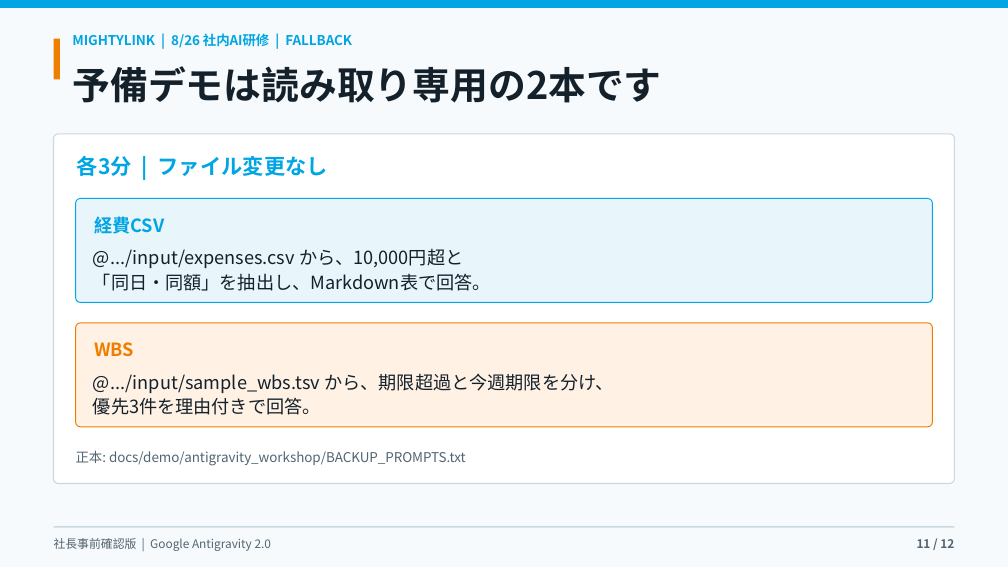
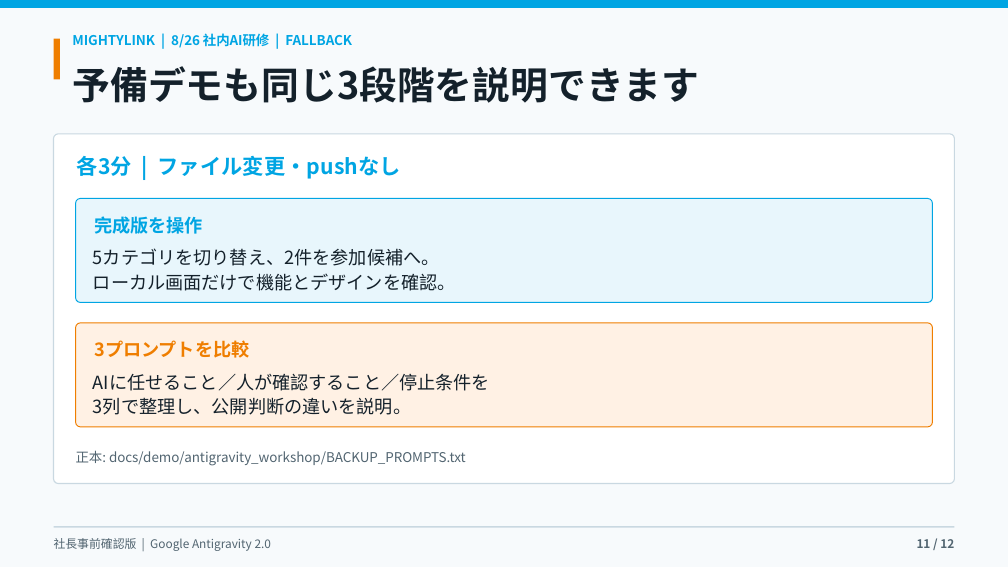
Before and after one commit to kanta13jp1/mighty-link-ai-connect, a slide deck: slide 11 of exports/knowledge_flow/mighty_skill_bridge_antigravity_user_guide_2026.pptx. Drawn at 1008x567 pixels with LibreOffice and Linux fonts; fonts in the diff are those of the drawing; background and template pictures are left out. Boxes give left, top, right and bottom in pixels: in the first picture for what was removed or moved away, otherwise in the second. Text is boxed around its words. In the diff, an @@ line names an element or a change of style, - is before the commit and + after.

```diff
--- a/exports/knowledge_flow/mighty_skill_bridge_antigravity_user_guide_2026.pptx
+++ b/exports/knowledge_flow/mighty_skill_bridge_antigravity_user_guide_2026.pptx
@@ text at bbox=[72, 66, 699, 103]: text changed @@
-予備デモは読み取り専用の2本です
+予備デモも同じ3段階を説明できます
@@ text in rounded rectangle at bbox=[77, 156, 401, 179]: text changed @@
-各3分 | ファイル変更なし
+各3分 | ファイル変更・pushなし
@@ text in rounded rectangle at bbox=[94, 216, 203, 234]: text changed @@
-経費CSV
+完成版を操作
@@ text at bbox=[93, 248, 456, 291]: text changed @@
-@.../input/expenses.csv から、10,000円超と
-「同日・同額」を抽出し、Markdown表で回答。
+5カテゴリを切り替え、2件を参加候補へ。
+ローカル画面だけで機能とデザインを確認。
@@ text in rounded rectangle at bbox=[94, 340, 249, 358]: text changed @@
-WBS
+3プロンプトを比較
@@ text at bbox=[93, 373, 490, 415]: text changed @@
-@.../input/sample_wbs.tsv から、期限超過と今週期限を分け、
-優先3件を理由付きで回答。
+AIに任せること／人が確認すること／停止条件を
+3列で整理し、公開判断の違いを説明。
```
Also in this commit, not shown: 11 other slides changed, 25 other files.
